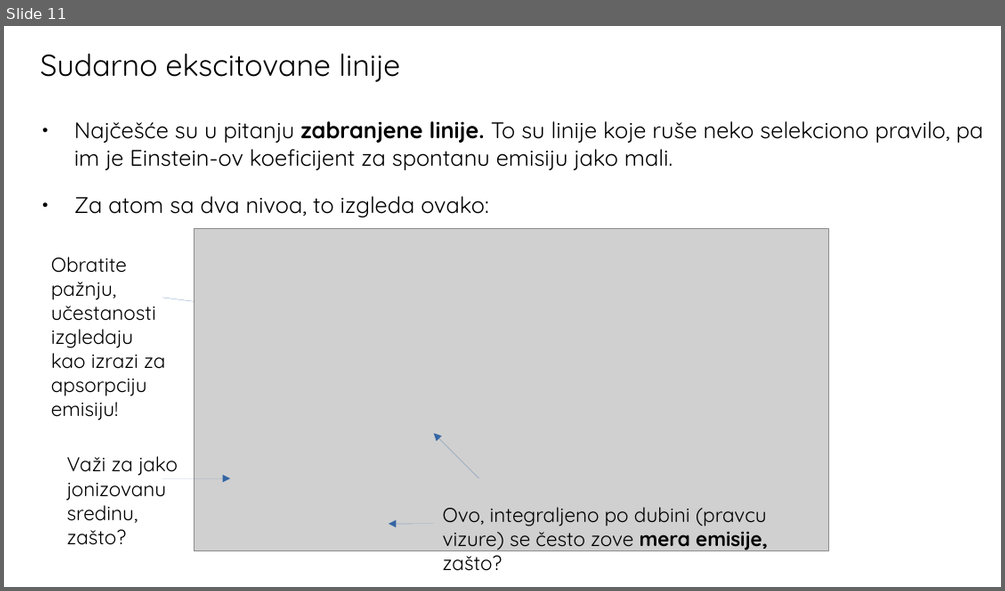
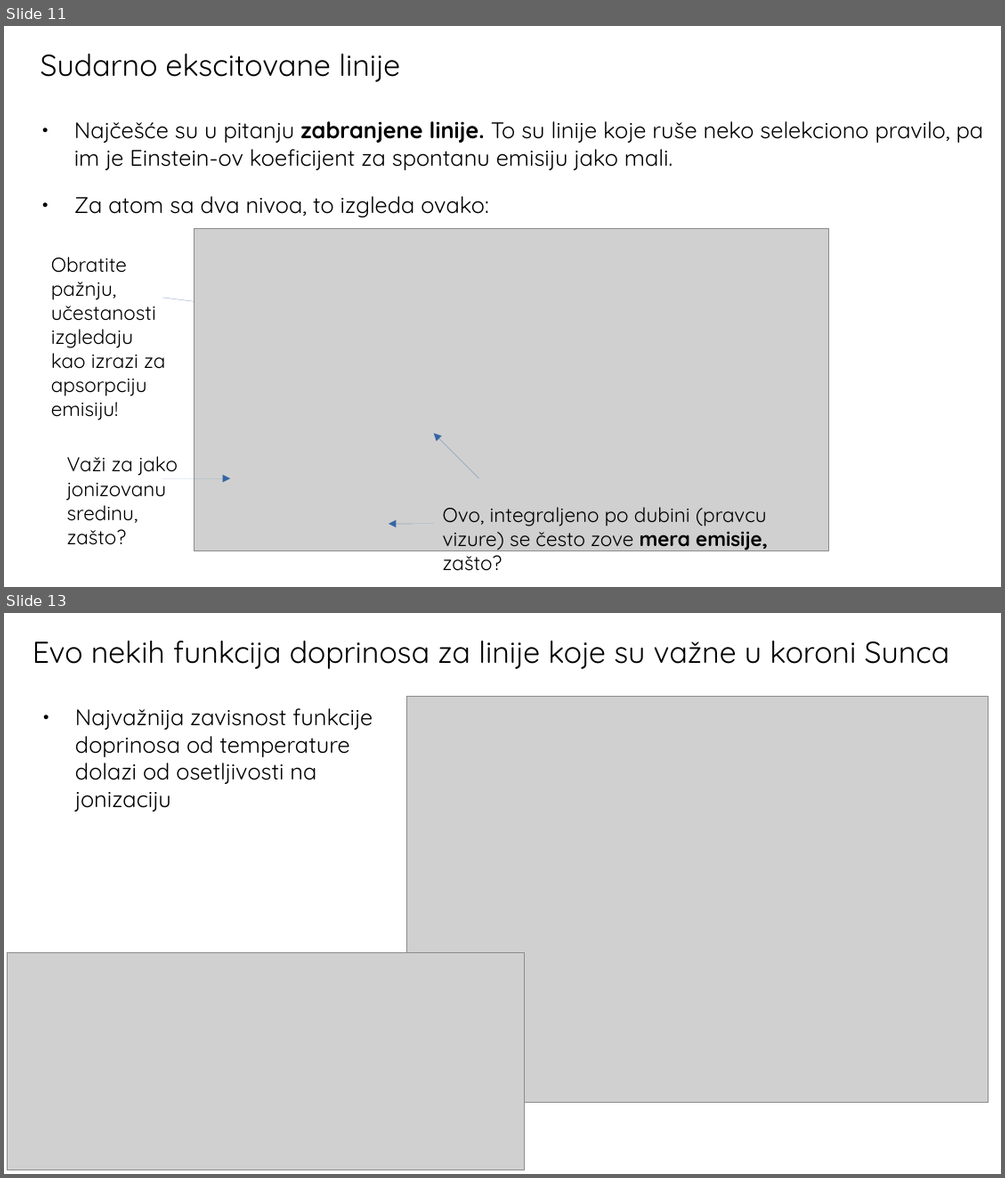
Before and after one commit to ivanzmilic/TZS_matf, a slide deck: Predavanja/Predavanje_12_Statisticka_Ravnoteza_Zakljucci.odp. Shown one above the other, each under a label of ours: slide 11 before the commit, slides 11 and 13 after it; the slides between them are not shown. The pictures are 1005x591 and 1005x1178 pixels, drawn with LibreOffice and Linux fonts; fonts in the diff are those of the drawing; grey boxes stand for pictures. Boxes give left, top, right and bottom in pixels: in the first picture for what was removed or moved away, otherwise in the second. Text is boxed around its words. In the diff, an @@ line names an element or a change of style, - is before the commit and + after.

```diff
--- a/Predavanja/Predavanje_12_Statisticka_Ravnoteza_Zakljucci.odp
+++ b/Predavanja/Predavanje_12_Statisticka_Ravnoteza_Zakljucci.odp
@@ slide 13 added at (4,613,1001,1174), background #FFFFFF @@
@@ title added at (32,641,950,669), 24 pt, text #000000 @@
+Evo nekih funkcija doprinosa za linije koje su važne u koroni Sunca
@@ text added at (75,708,372,811), 18 pt, text #000000 @@
+● Najvažnija zavisnost funkcije doprinosa od temperature dolazi od osetljivosti na jonizaciju
@@ picture added at (406,697,988,1103) @@
@@ picture added at (8,952,524,1170) @@
```
Also in this commit, not shown: 3 slides changed, 9 other slides added.
